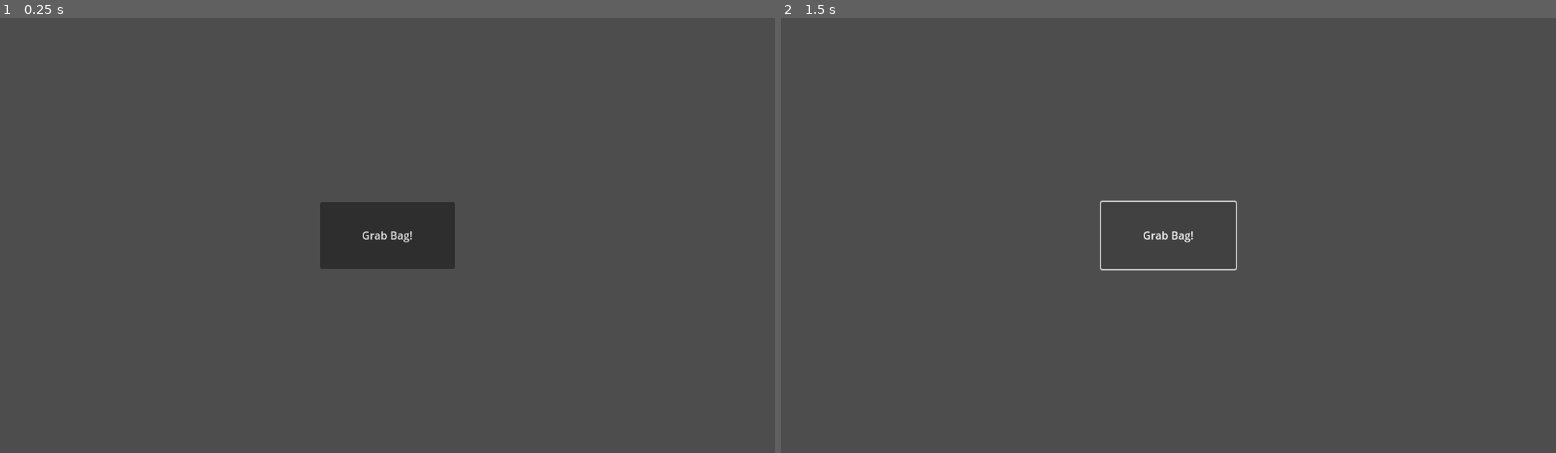
Above: before the commit, frames 1-2 (left to right).
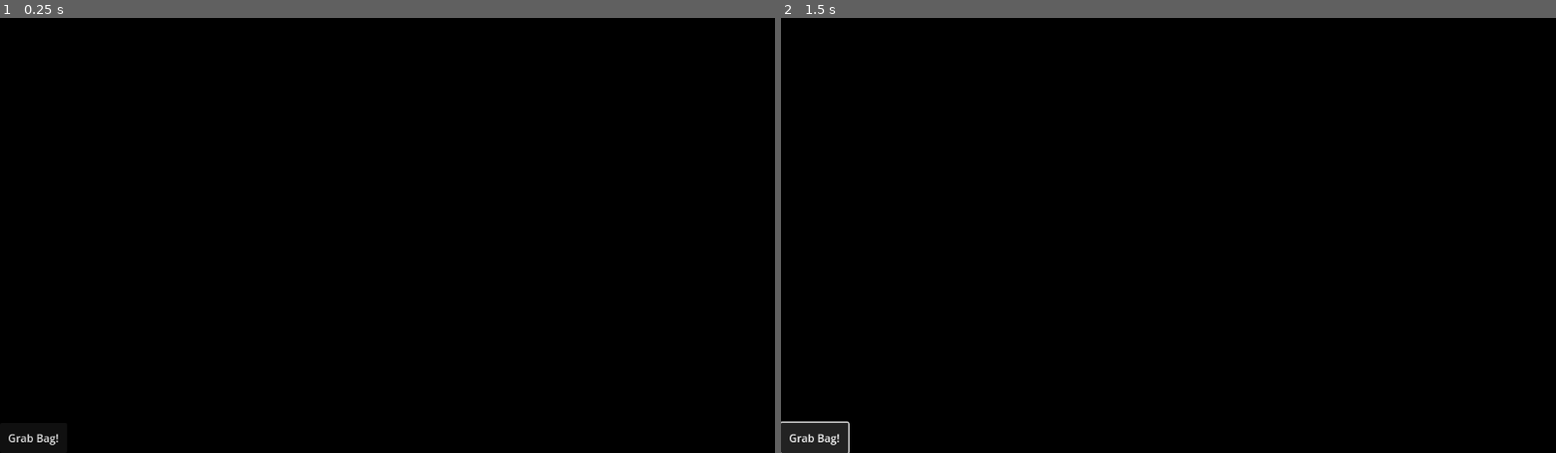
Above: after the commit, the same moments.

Repository: carter-lilley/game_shuffler
Game: Godot game, scene res://grab_bag.tscn
Same seed, same stepped clock (60 frames per second), same inputs: the game is played once before the commit and once after it. This scene is started directly instead of the project's main scene.
Inputs:
- Up to frame 1 (0.25 s): no input
- Up to frame 2 (1.5 s): click "Grab Bag!" at 0.5 s; click "Grab Bag!" at 1.25 s

The runs differ from the first frame. In frame 1, 100% of the frame differs, in the area x 0-100%, y 0-100%; in frame 2, 100%.
Error in both runs: Modulo by zero error in operator '%'. (res://grab_bag.gd:180)

Commit message:
IGDB Coverart Pulls Rudimentary

Diff:
--- /dev/null
+++ b/Scenes/game_intro.tscn
@@ -0,0 +1,37 @@
+[gd_scene load_steps=3 format=3 uid="uid://dqxk2mnx6nmpu"]
+
+[ext_resource type="Texture2D" uid="uid://diibd4qmx2fsm" path="res://Images/placeholder_cover.jpg" id="1_eo18v"]
+[ext_resource type="Script" path="res://Scenes/game_intro_animcontroller.gd" id="1_mkhu7"]
+
+[node name="GameIntro" type="Control"]
+layout_mode = 3
+anchors_preset = 15
+anchor_right = 1.0
+anchor_bottom = 1.0
+grow_horizontal = 2
+grow_vertical = 2
+script = ExtResource("1_mkhu7")
+
+[node name="CenterContainer" type="CenterContainer" parent="."]
+layout_mode = 1
+anchors_preset = 15
+anchor_right = 1.0
+anchor_bottom = 1.0
+grow_horizontal = 2
+grow_vertical = 2
+
+[node name="TexturePivot" type="Control" parent="CenterContainer"]
+layout_mode = 2
+
+[node name="TextureRect" type="TextureRect" parent="CenterContainer/TexturePivot"]
+custom_minimum_size = Vector2(400, 550)
+layout_mode = 2
+offset_left = -200.0
+offset_top = -275.0
+offset_right = 200.0
+offset_bottom = 275.0
+size_flags_horizontal = 4
+size_flags_vertical = 4
+texture = ExtResource("1_eo18v")
+expand_mode = 1
+stretch_mode = 4
--- /dev/null
+++ b/Scenes/game_intro_animcontroller.gd
@@ -0,0 +1,42 @@
+extends Control
+
+@onready var boxart = $CenterContainer/TexturePivot/TextureRect
+@onready var boxart_pivot = $CenterContainer/TexturePivot
+@onready var center_container = $CenterContainer
+
+var art_size
+var screen_size
+func _ready() -> void:
+	get_tree().get_root().set_transparent_background(true)
+	DisplayServer.window_set_flag(DisplayServer.WINDOW_FLAG_TRANSPARENT, true, 0)
+
+	#set game art if applicable
+	screen_size = center_container.get_rect().size
+	art_size = boxart.get_rect().size
+	call_deferred("_update_boxart_position")
+
+func set_art(tex = Texture2D):
+	boxart.texture = tex
+
+var initial_pos
+func _update_boxart_position():
+	initial_pos = boxart_pivot.position
+	boxart_pivot.position.y += screen_size.y/2
+	boxart_pivot.position.y += art_size.y/2
+	var box_tween = new_tween(boxart_pivot, "position", initial_pos, 0.7, Tween.EASE_OUT, Tween.TRANS_CIRC)
+	#box_tween.tween_property(boxart_pivot, "position", Vector2(art_size.x/2,initial_pos.y), 1.7).set_ease(Tween.EASE_IN_OUT).set_trans(Tween.TRANS_CUBIC)
+	box_tween.tween_property(boxart, "modulate:a", 0, 1.5).set_ease(Tween.EASE_IN).set_trans(Tween.TRANS_QUAD)
+
+func new_tween(node: Node, property: String, target: Variant, duration: float,
+					_ease: Tween.EaseType = Tween.EASE_IN_OUT,
+					_trans: Tween.TransitionType = Tween.TRANS_LINEAR,
+					relative: bool = false,
+					method = null) -> Tween:
+	var tween = node.create_tween()
+	if method != null:
+		tween.connect("finished", method)
+	if relative:
+		tween.tween_property(node, property, target, duration).set_trans(_trans).set_ease(_ease).as_relative()
+	else:
+		tween.tween_property(node, property, target, duration).set_trans(_trans).set_ease(_ease)
+	return tween
--- a/grab_bag.gd
+++ b/grab_bag.gd
@@ -177,8 +177,8 @@
 	return trimmed_arr
 
 func rand_string(dir_arr: PackedStringArray) -> String:
-	var rand_string: String = dir_arr[randi() % dir_arr.size()]
-	return rand_string
+	var str: String = dir_arr[randi() % dir_arr.size()]
+	return str
 
 func create_timer(secs: float, function: Callable, arg: Variant):
 	var timer = Timer.new()
--- a/grab_bag.tscn
+++ b/grab_bag.tscn
@@ -20,15 +20,14 @@
 anchor_bottom = 1.0
 grow_horizontal = 2
 grow_vertical = 2
-alignment = 1
 
 [node name="VBoxContainer" type="VBoxContainer" parent="HBoxContainer"]
-custom_minimum_size = Vector2(200, 0)
+custom_minimum_size = Vector2(100, 0)
 layout_mode = 2
-alignment = 1
+alignment = 2
 
 [node name="Button" type="Button" parent="HBoxContainer/VBoxContainer"]
-custom_minimum_size = Vector2(0, 100)
+custom_minimum_size = Vector2(0, 45)
 layout_mode = 2
 text = "Grab Bag!
 "
--- a/http_test.gd
+++ b/http_test.gd
@@ -11,6 +11,7 @@
 	$cover_request.request_completed.connect(cover_query_result)
 	$game_request.request_completed.connect(game_query_result)
 	$auth_request.request_completed.connect(auth_complete)
+	$image_request.request_completed.connect(image_query_result)
 	var auth_request: String = url_auth + "?client_id=" + client_id + "&client_secret=" + client_secret + "&grant_type=" + grant_type
 	$auth_request.request(auth_request,[],HTTPClient.METHOD_POST)
 
@@ -49,20 +50,46 @@
 		]
 		$cover_request.request(cover_query, headers, HTTPClient.METHOD_POST, cover_req)
 
-#https://images.igdb.com/igdb/image/upload/t_{size}/{hash}.jpg
-#https://images.igdb.com/igdb/image/upload/t_1080p_2x/co2j5g.jpg!!!!
 func game_query_result(result, response_code, headers, body):
-	print("Result: ", result)
-	print("Response Code: ", response_code)
+	print("Game Query Response: ", response_code)
 	print("Query body: " + body.get_string_from_utf8())
-	var json = JSON.parse_string(body.get_string_from_utf8())
-	if json[0] is Dictionary:
-		print(json[0]["name"])
-		query_cover(json[0]["id"])
+	var game = JSON.parse_string(body.get_string_from_utf8())
+	if response_code == 200:
+		if !game.is_empty():
+			query_cover(game[0]["id"])
+		else:
+			print("No results found.")
+			game_intro_scene(null)
 	else:
-		print("Query request failed with response code:", response_code)
+		push_error("Query request failed with response code:", response_code)
 
 func cover_query_result(result, response_code, headers, body):
-	print("Result: ", result)
-	print("Response Code: ", response_code)
-	print("Query body: " + body.get_string_from_utf8())
+	print("Cover Query Response: ", response_code)
+	var req = JSON.parse_string(body.get_string_from_utf8())
+	if response_code == 200:
+		if !req.is_empty():
+			var img_URL = 'https://images.igdb.com/igdb/image/upload/t_1080p_2x/' + req[0]["image_id"] + '.jpg'
+			print(img_URL)
+			$image_request.request(img_URL)
+	else:
+		push_error("An error occurred in the HTTP request.")
+
+func image_query_result(result, response_code, headers, body):
+	print("Image Query Response: ", response_code)
+	if response_code == 200:
+		var image = Image.new()
+		var load_result = image.load_jpg_from_buffer(body)
+		if load_result == OK:
+			var texture = ImageTexture.create_from_image(image)
+			game_intro_scene(texture)
+		else:
+			push_error("Failed to load image from buffer: ", load_result)
+	else:
+		push_error("Request failed with response code: ", response_code)
+
+@onready var pop_up_scene = preload("res://Scenes/game_intro.tscn")  # Load the scene as a PackedScene
+func game_intro_scene(tex : Texture2D):
+	var pop_up_instance = pop_up_scene.instantiate()
+	add_child(pop_up_instance)
+	if tex:
+		pop_up_instance.set_art(tex)
--- a/http_test.tscn
+++ b/http_test.tscn
@@ -10,3 +10,5 @@
 [node name="game_request" type="HTTPRequest" parent="."]
 
 [node name="cover_request" type="HTTPRequest" parent="."]
+
+[node name="image_request" type="HTTPRequest" parent="."]
--- a/project.godot
+++ b/project.godot
@@ -14,3 +14,17 @@
 run/main_scene="res://pure_random.tscn"
 config/features=PackedStringArray("4.3", "Forward Plus")
 config/icon="res://icon.svg"
+
+[display]
+
+window/size/resizable=false
+window/size/borderless=true
+window/size/always_on_top=true
+window/size/transparent=true
+window/per_pixel_transparency/allowed=true
+
+[rendering]
+
+renderer/rendering_method="gl_compatibility"
+renderer/rendering_method.mobile="gl_compatibility"
+viewport/transparent_background=true
--- a/user_settings.gd
+++ b/user_settings.gd
@@ -1,6 +1,6 @@
 extends Node
 
-var bag_size: int = 4
+var bag_size: int = 12
 var round_time_min : float = 15.0
 var round_time_max : float = 15.0
 #-------------------------------
Binary file added: Images/placeholder_cover.jpg
Not shown, added: Images/placeholder_cover.jpg.import
